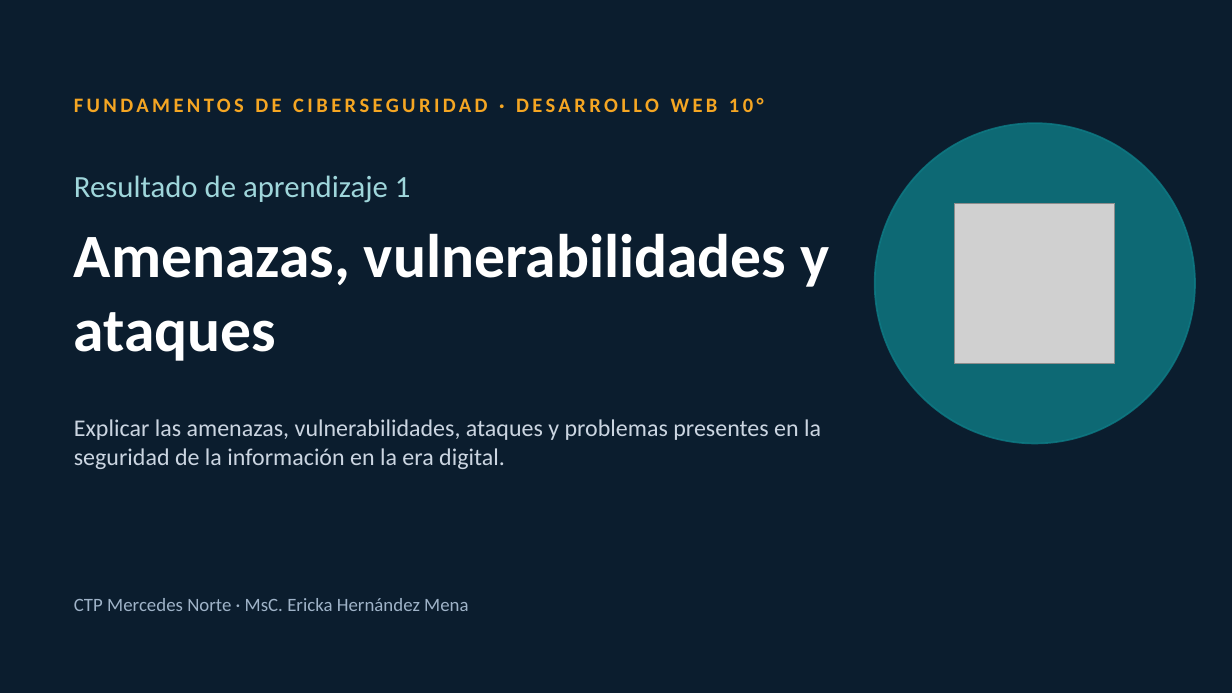
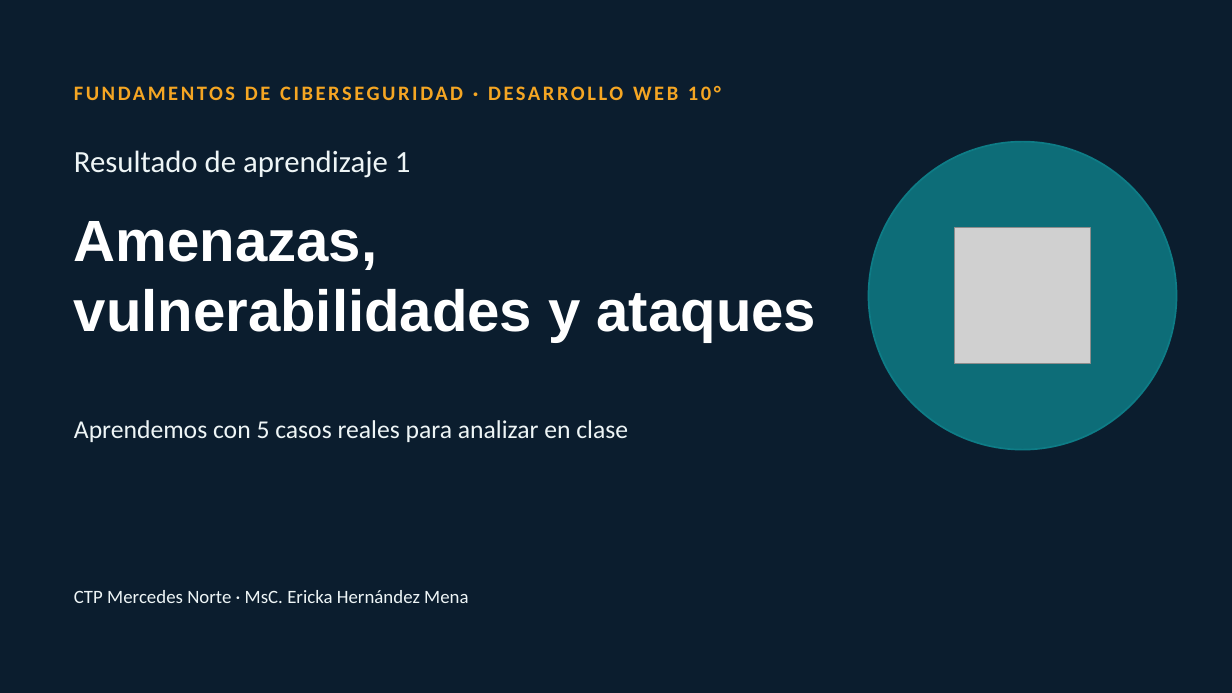
Before and after one commit to HrndzEricka/WEB10-, a slide deck: slide 1 of recursos/presentaciones/RA1_Amenazas_y_ataques.pptx. Drawn at 1232x693 pixels with LibreOffice and Linux fonts; fonts in the diff are those of the drawing; grey boxes stand for pictures. Boxes give left, top, right and bottom in pixels: in the first picture for what was removed or moved away, otherwise in the second. Text is boxed around its words. In the diff, an @@ line names an element or a change of style, - is before the commit and + after.

```diff
--- a/recursos/presentaciones/RA1_Amenazas_y_ataques.pptx
+++ b/recursos/presentaciones/RA1_Amenazas_y_ataques.pptx
@@ text "FUNDAMENTOS DE CIBERSEGURIDAD · DESARROLLO ..." at (x1=74, y1=80, x2=862, y2=117): letter spacing 2 to 1.5 pt; vertical alignment middle to top @@
@@ text "Resultado de aprendizaje 1" moved from (x1=74, y1=175, x2=411, y2=203) to (x1=74, y1=150, x2=411, y2=178) @@
@@ text "Resultado de aprendizaje 1" at (x1=74, y1=150, x2=411, y2=178): text colour #9FD6DB to #EEF5F6; vertical alignment middle to top @@
@@ ellipse resized from (x1=875, y1=123, x2=1195, y2=444) to (x1=869, y1=142, x2=1177, y2=450) @@
@@ ellipse at (x1=869, y1=142, x2=1177, y2=450): fill #0E7C86 at 80% opacity to #0E7C86 at 85% opacity @@
@@ title "Amenazas, vulnerabilidades y ataques" moved from (x1=74, y1=233, x2=829, y2=361) to (x1=74, y1=221, x2=816, y2=342) @@
@@ title "Amenazas, vulnerabilidades y ataques" at (x1=74, y1=221, x2=816, y2=342): size 36 to 34 pt, font Calibri to Arial @@
@@ picture resized from (x1=955, y1=203, x2=1115, y2=363) to (x1=955, y1=228, x2=1090, y2=363) @@
@@ text at (x1=74, y1=420, x2=628, y2=442): text changed; size 14 to 15 pt; text colour #CBD5E1 to #EEF5F6 @@
-Explicar las amenazas, vulnerabilidades, ataques y problemas presentes en la seguridad de la información en la era digital.
+Aprendemos con 5 casos reales para analizar en clase
@@ text "CTP Mercedes Norte · MsC. ..." at (x1=74, y1=590, x2=468, y2=603): text colour #9FB3C8 to #EEF5F6; vertical alignment middle to top @@
```
Also in this commit, not shown: 21 slides added, 22 slides removed, 5 other files.
